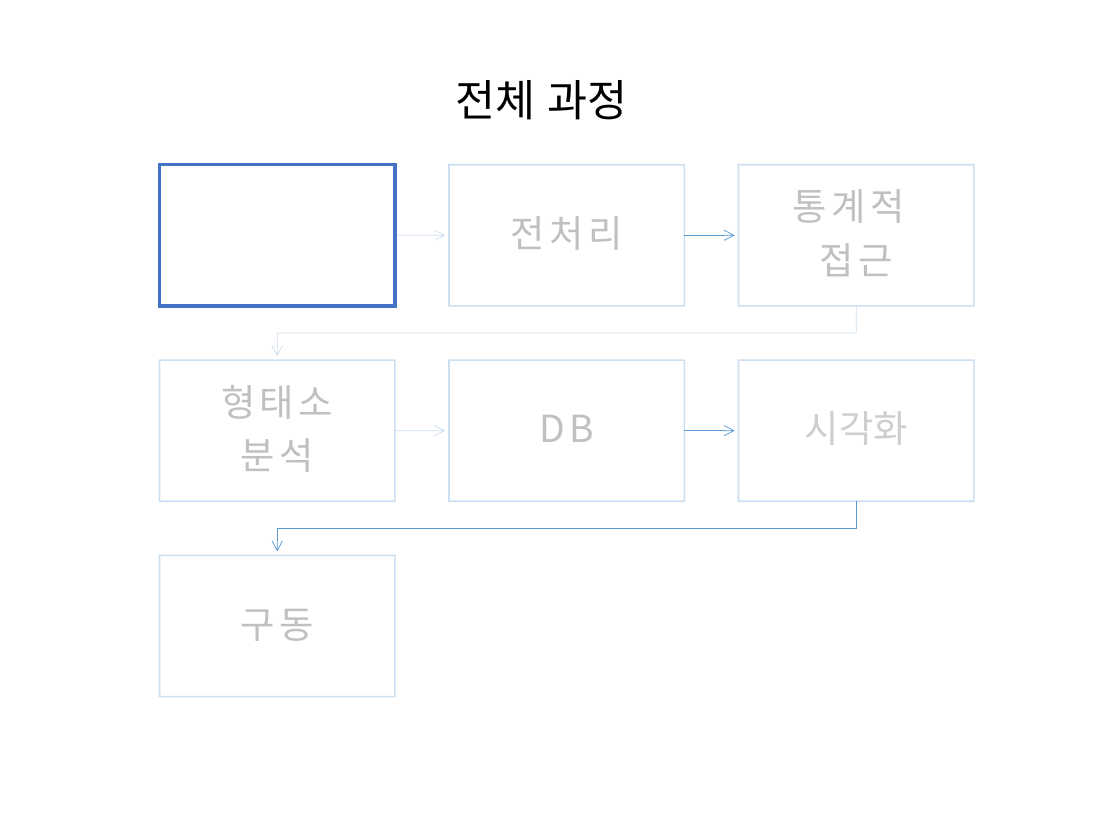
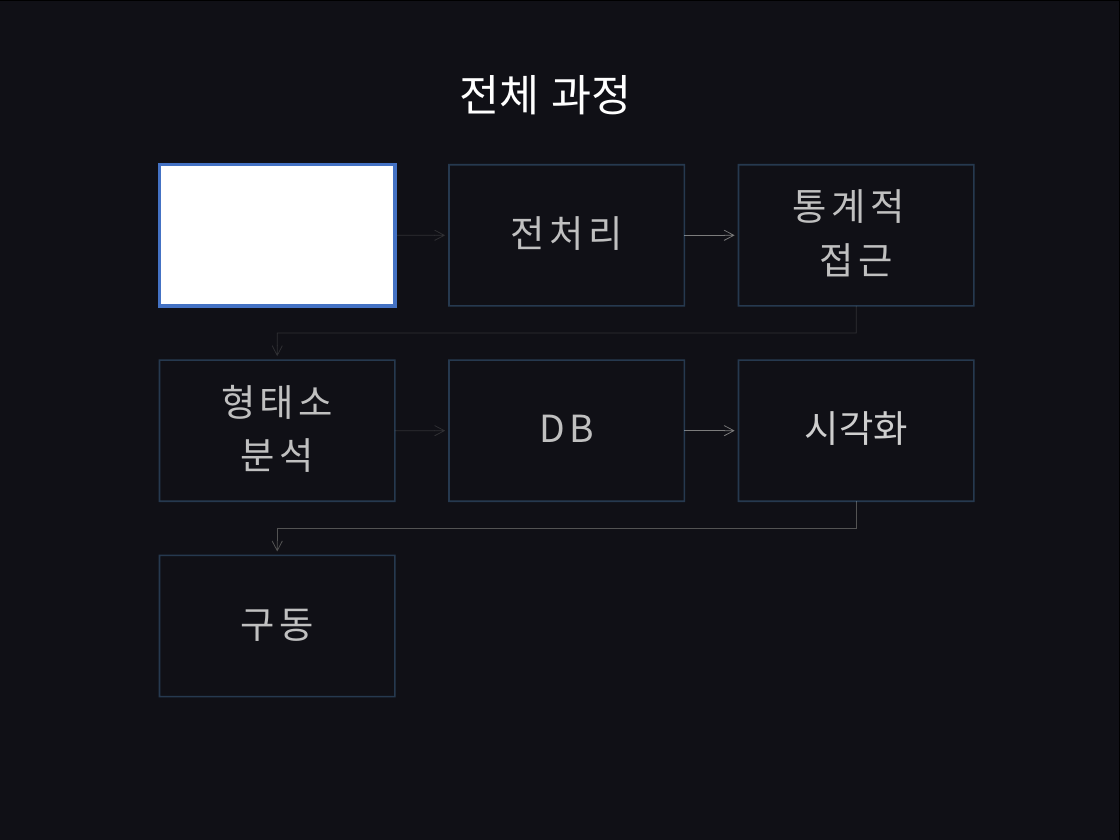
Before and after one commit to HaYongdae/issuewhatshow, a slide deck: slide 11 of doc/최종 PPT.pptx (slide 6 before the commit). Drawn at 1120x840 pixels with LibreOffice and Linux fonts; fonts in the diff are those of the drawing. Boxes give left, top, right and bottom in pixels: in the first picture for what was removed or moved away, otherwise in the second. Text is boxed around its words. In the diff, an @@ line names an element or a change of style, - is before the commit and + after.

```diff
--- a/doc/최종 PPT.pptx
+++ b/doc/최종 PPT.pptx
@@ rectangle added at box(0, 1, 1120, 840), fill #101016, outline #000000 1 pt @@
@@ title "전체 과정" at box(460, 75, 632, 115): text colour #000000 to #FFFFFF @@
@@ outline #5B9BD5 0.5 pt to #7C7C7C 0.5 pt in 5 elements at box(394, 230, 445, 241), box(684, 230, 735, 241), box(394, 426, 445, 437), box(684, 426, 735, 437), box(278, 306, 857, 356) @@
@@ freeform shape at box(278, 501, 857, 551): outline #5B9BD5 0.5 pt to #525252 0.5 pt @@
```
Also in this commit, not shown: 4 other slides changed, 6 slides added.
